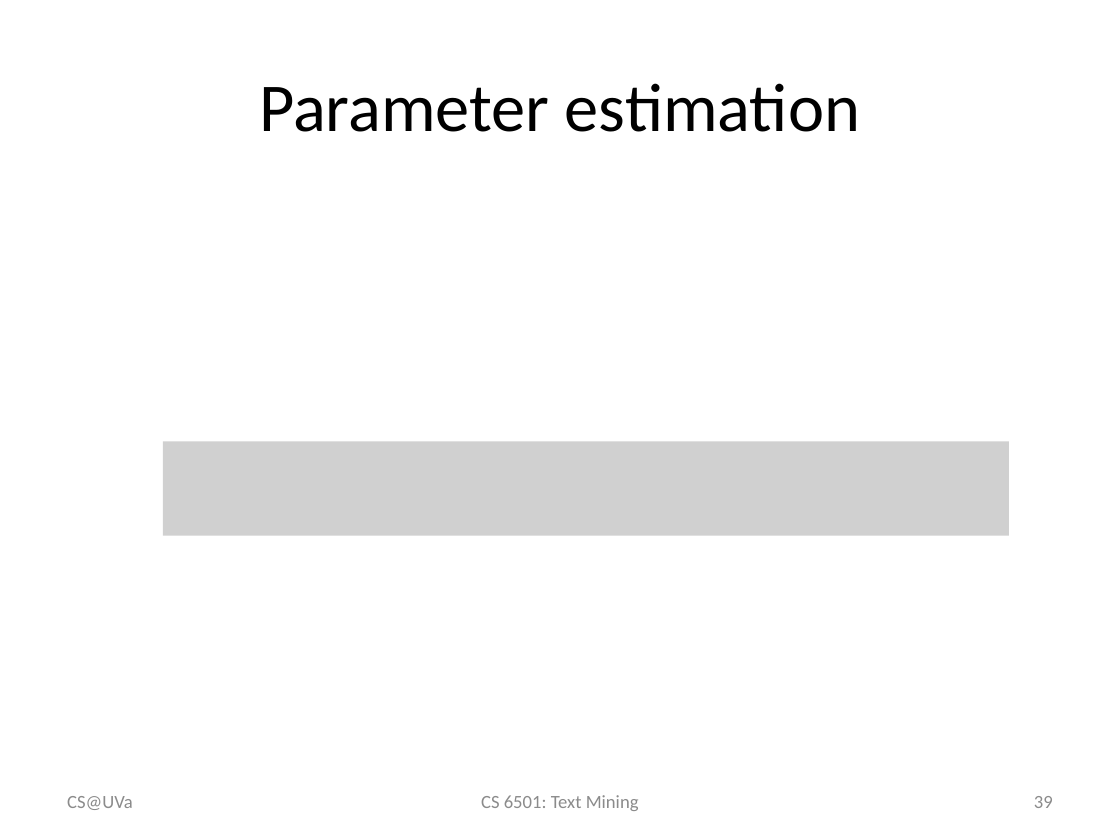
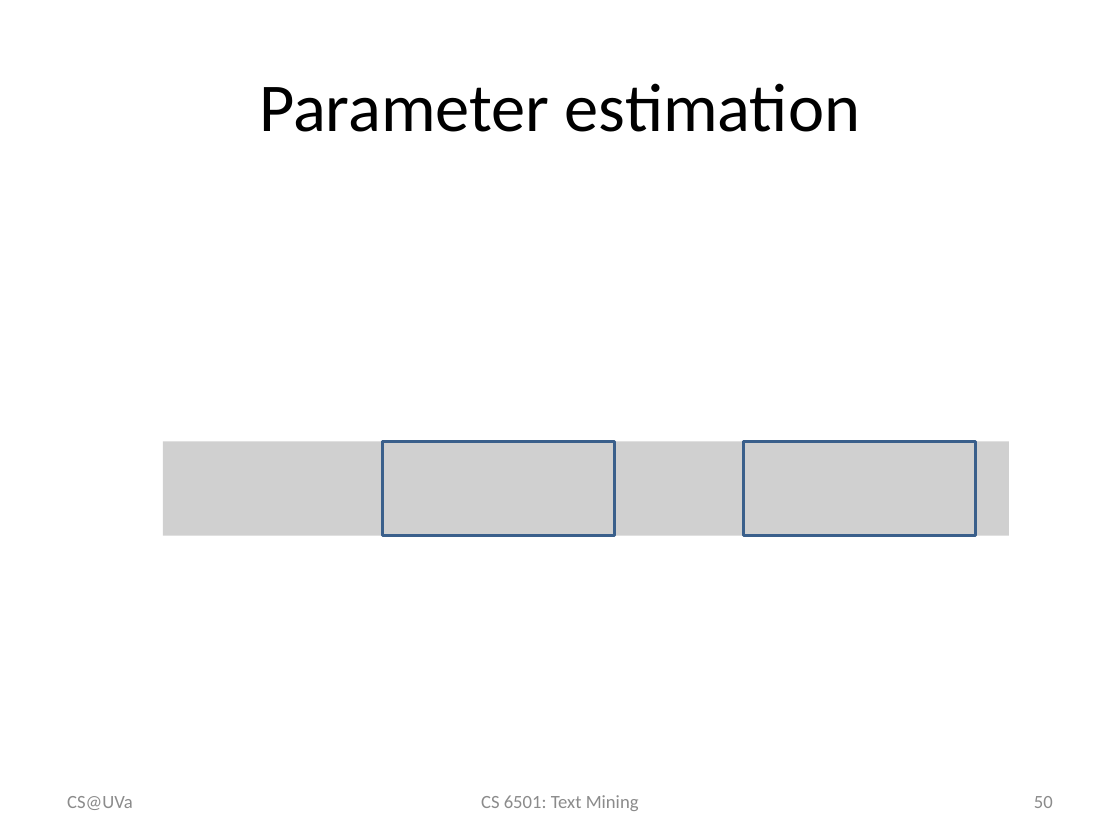
Before and after one commit to wang296/CS6501-Text-Mining, a slide deck: slide 50 of docs/Logistic Regression.pptx (slide 39 before the commit). Drawn at 1120x840 pixels with LibreOffice and Linux fonts; fonts in the diff are those of the drawing; grey boxes stand for pictures. Boxes give left, top, right and bottom in pixels: in the first picture for what was removed or moved away, otherwise in the second. Text is boxed around its words. In the diff, an @@ line names an element or a change of style, - is before the commit and + after.

```diff
--- a/docs/Logistic Regression.pptx
+++ b/docs/Logistic Regression.pptx
@@ rectangle added at [383, 441, 615, 535], outline #3A5F8C 2 pt @@
@@ rectangle added at [744, 441, 976, 535], outline #3A5F8C 2 pt @@
@@ page number at [1034, 796, 1053, 808]: text changed @@
-39
+50
```
Also in this commit, not shown: 2 other slides changed, 11 slides added, 2 other files.
